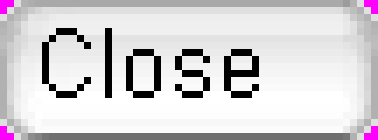
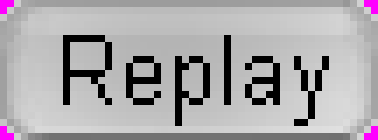
Two versions of the same layered image (378px x 140px). Layer-by-layer changes:
hid "Text (Right click -> Edit text on canvas, CTRL+A)", painted on it over [42, 28, 322, 119]
showed "Clicked text (r.click -> edit text)", painted on it over [63, 35, 329, 126]
showed "New Hover", painted on it over [0, 0, 378, 140]
